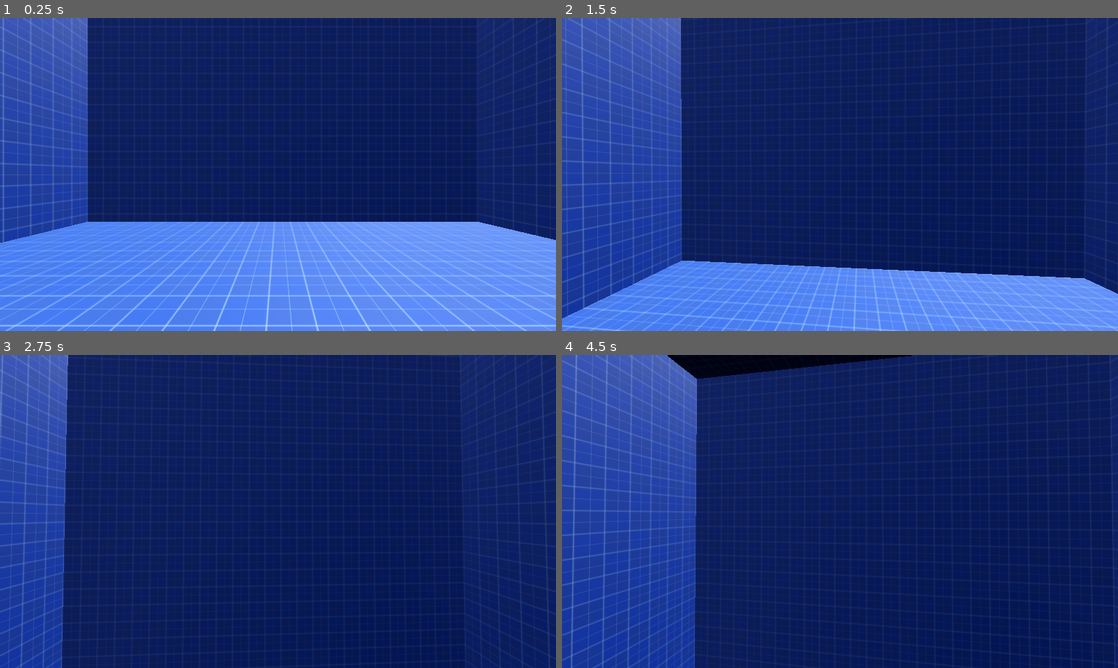
Above: before the commit, frames 1-4 (two rows, left to right).
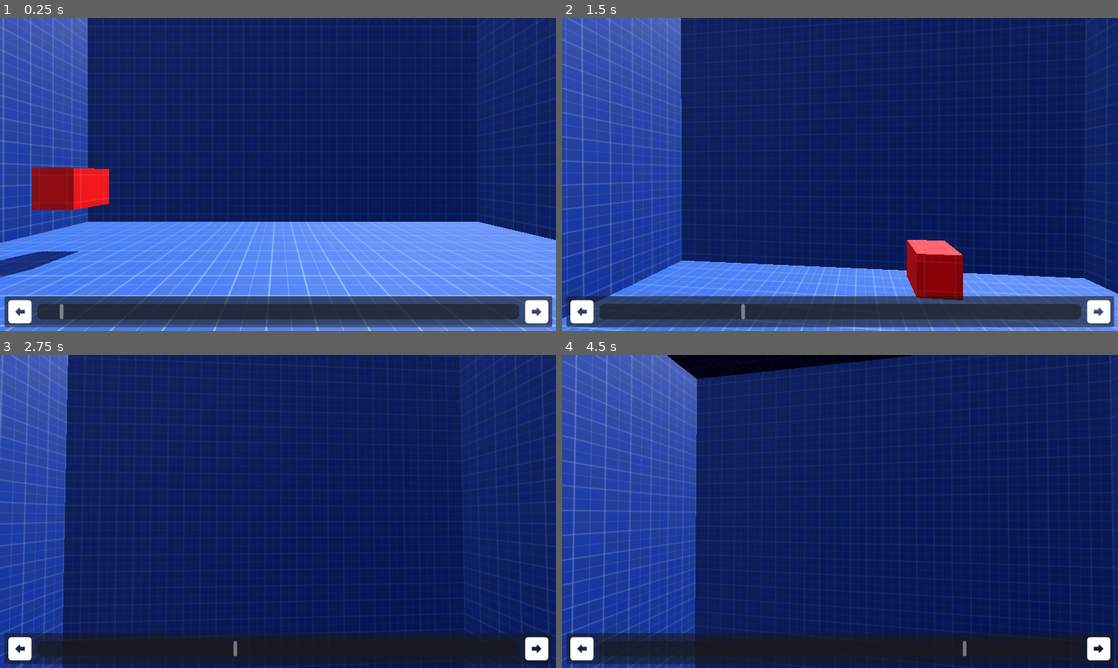
Above: after the commit, the same moments.

Repository: Lyfriss/GMTK_summer_game_jam
Game: Godot game, scene res://Levels/level_0.tscn
Same seed, same stepped clock (60 frames per second), same inputs: the game is played once before the commit and once after it. The project has no main scene, so this scene is started directly.
Inputs (mouse positions are in pixels of both pictures, inside the frame that each line leads up to):
- Up to frame 1 (0.25 s): no input
- Up to frame 2 (1.5 s): move the mouse to (867, 174) at 0.52 s; hold Q (move_up) from 0.53 s (still down); tap F (Interact, bound only after the commit) at 0.6 s; move the mouse to (812, 174) at 1.27 s; tap W (move_foward) at 1.35 s
- Up to frame 3 (2.75 s): keep holding Q (move_up); tap F (Interact, bound only after the commit) at 1.55, 2.3 s; move the mouse to (289, 505) at 2.02 s; hold Left (recording_scroll_backward) from 2.03 s (still down)
- Up to frame 4 (4.5 s): keep holding Q (move_up); move the mouse to (834, 517) at 2.77 s; release Left (recording_scroll_backward) at 2.78 s; tap Right (recording_scroll_foward) at 2.85 s; tap F (Interact, bound only after the commit) at 3.05, 3.6, 4.35 s; move the mouse to (878, 514) at 3.52 s; move the mouse to (795, 508) at 4.27 s

The runs differ from the first frame. In frame 1, 12% of the frame differs, in the area x 0-100%, y 47-99%; in frame 2, 12%; in frame 3, 9.7%; in frame 4, 9.7%.

Commit message:
Interact Component & Interactray

Diff:
--- a/Levels/level_0.tscn
+++ b/Levels/level_0.tscn
@@ -1,7 +1,9 @@
-[gd_scene load_steps=7 format=3 uid="uid://bq2wc4b0wnsfq"]
+[gd_scene load_steps=14 format=3 uid="uid://bq2wc4b0wnsfq"]
 
 [ext_resource type="Shader" uid="uid://djk7gv4b571rn" path="res://Art/Shaders/grid.gdshader" id="1_o6pxs"]
 [ext_resource type="PackedScene" uid="uid://cdpyxtr216ynv" path="res://Scenes/player.tscn" id="2_d3n4i"]
+[ext_resource type="PackedScene" uid="uid://66s0bxq020og" path="res://Scenes/tape_recorder_interface.tscn" id="3_finow"]
+[ext_resource type="PackedScene" uid="uid://c3g67smtuw5t6" path="res://Scenes/interact_component.tscn" id="4_epnel"]
 
 [sub_resource type="ProceduralSkyMaterial" id="ProceduralSkyMaterial_d3n4i"]
 sky_horizon_color = Color(0.662243, 0.671743, 0.686743, 1)
@@ -40,6 +42,72 @@
 shader_parameter/use_albedo_color = false
 shader_parameter/albedo_alpha = 0.5
 
+[sub_resource type="Animation" id="Animation_epnel"]
+resource_name = "recording"
+length = 5.0
+loop_mode = 1
+step = 0.05
+tracks/0/type = "value"
+tracks/0/imported = false
+tracks/0/enabled = true
+tracks/0/path = NodePath("../Puzle/CSGBox3D:position")
+tracks/0/interp = 1
+tracks/0/loop_wrap = true
+tracks/0/keys = {
+"times": PackedFloat32Array(0, 2.5),
+"transitions": PackedFloat32Array(1, 1),
+"update": 0,
+"values": [Vector3(-21, 5, -15), Vector3(22, 5, -15)]
+}
+
+[sub_resource type="Animation" id="Animation_finow"]
+length = 0.001
+tracks/0/type = "value"
+tracks/0/imported = false
+tracks/0/enabled = true
+tracks/0/path = NodePath("../Puzle/CSGBox3D:position")
+tracks/0/interp = 1
+tracks/0/loop_wrap = true
+tracks/0/keys = {
+"times": PackedFloat32Array(0),
+"transitions": PackedFloat32Array(1),
+"update": 0,
+"values": [Vector3(-21, 5, -15)]
+}
+
+[sub_resource type="AnimationLibrary" id="AnimationLibrary_5pqfd"]
+_data = {
+&"RESET": SubResource("Animation_finow"),
+&"recording": SubResource("Animation_epnel")
+}
+
+[sub_resource type="ShaderMaterial" id="ShaderMaterial_finow"]
+render_priority = 0
+shader = ExtResource("1_o6pxs")
+shader_parameter/world_uv = false
+shader_parameter/object_uv = false
+shader_parameter/object_uv_scale = Vector2(1, 1)
+shader_parameter/preset_color = 2
+shader_parameter/base_color = Color(0, 0, 0, 1)
+shader_parameter/metalic = 0.25
+shader_parameter/roughness = 0.75
+shader_parameter/grid_scale = 1.0
+shader_parameter/grid_width = 0.01
+shader_parameter/grid_color = Color(0.8, 0.8, 0.8, 1)
+shader_parameter/inside_scale = 3.0
+shader_parameter/inside_width = 0.01
+shader_parameter/inside_color = Color(0.8, 0.8, 0.8, 0.8)
+shader_parameter/checkered = true
+shader_parameter/sub_checkered_grid = false
+shader_parameter/checkered_color = Color(0.25, 0.25, 0.25, 1)
+shader_parameter/checkered_blend_color = 0.1
+shader_parameter/use_inside_uv = false
+shader_parameter/use_albedo_color = false
+shader_parameter/albedo_alpha = 0.5
+
+[sub_resource type="BoxShape3D" id="BoxShape3D_5pqfd"]
+size = Vector3(1.05, 1.05, 1.05)
+
 [node name="Level0" type="Node3D"]
 
 [node name="WorldEnvironment" type="WorldEnvironment" parent="."]
@@ -60,3 +128,27 @@
 
 [node name="Player" parent="Level Geometry" instance=ExtResource("2_d3n4i")]
 transform = Transform3D(1, 0, 0, 0, 1, 0, 0, 0, 1, -0.528892, 6, 1.09391)
+
+[node name="TapeRecorderInterface" parent="." instance=ExtResource("3_finow")]
+
+[node name="AnimationPlayer" type="AnimationPlayer" parent="TapeRecorderInterface"]
+libraries = {
+&"": SubResource("AnimationLibrary_5pqfd")
+}
+autoplay = "recording"
+
+[node name="Puzle" type="Node3D" parent="."]
+
+[node name="CSGBox3D" type="CSGBox3D" parent="Puzle"]
+transform = Transform3D(1, 0, 0, 0, 1, 0, 0, 0, 1, -21, 5, -15)
+size = Vector3(3, 3, 3)
+material = SubResource("ShaderMaterial_finow")
+
+[node name="CSGBox3D2" type="CSGBox3D" parent="Puzle"]
+transform = Transform3D(1, 0, 0, 0, 1, 0, 0, 0, 1, 0, 0.5, 0)
+
+[node name="InteractComponent" parent="Puzle/CSGBox3D2" instance=ExtResource("4_epnel")]
+
+[node name="CollisionShape3D" type="CollisionShape3D" parent="Puzle/CSGBox3D2/InteractComponent"]
+shape = SubResource("BoxShape3D_5pqfd")
+debug_color = Color(0.0980392, 0.560784, 0, 0.764706)
--- /dev/null
+++ b/Scenes/InteractionArray.gd
@@ -0,0 +1,12 @@
+class_name InteractionRay extends RayCast3D
+
+@onready var inteact_prompt: CanvasLayer = $InteactPrompt
+
+func _process(_delta: float) -> void:
+	inteact_prompt.visible = get_collider() is InteractComponent
+
+	if get_collider() is InteractComponent:
+		var interactable : InteractComponent = get_collider()
+		if Input.is_action_just_pressed("Interact"):
+			print("Interact with "+ str(interactable.name))
+			interactable.interacted
--- /dev/null
+++ b/Scenes/interact_component.tscn
@@ -0,0 +1,10 @@
+[gd_scene load_steps=2 format=3 uid="uid://c3g67smtuw5t6"]
+
+[ext_resource type="Script" uid="uid://cby36ppi2xtu4" path="res://Scripts/interact_component.gd" id="1_p340a"]
+
+[node name="InteractComponent" type="Area3D"]
+collision_layer = 2
+collision_mask = 0
+script = ExtResource("1_p340a")
+
+[connection signal="interacted" from="." to="." method="_on_interacted"]
--- a/Scenes/player.tscn
+++ b/Scenes/player.tscn
@@ -1,10 +1,19 @@
-[gd_scene load_steps=6 format=3 uid="uid://cdpyxtr216ynv"]
+[gd_scene load_steps=10 format=3 uid="uid://cdpyxtr216ynv"]
 
-[ext_resource type="Script" uid="uid://cf7twcod1r2ue" path="res://Scripts/player.gd" id="1_v0iea"]
+[ext_resource type="Script" uid="uid://cf7twcod1r2ue" path="res://Scripts/Player/player.gd" id="1_v0iea"]
 [ext_resource type="Shader" uid="uid://djk7gv4b571rn" path="res://Art/Shaders/grid.gdshader" id="2_cvnsp"]
+[ext_resource type="Script" uid="uid://dj3j74occoako" path="res://Scenes/InteractionArray.gd" id="2_fkybt"]
+[ext_resource type="FontFile" uid="uid://brb077sgnx8xl" path="res://Art/Keyboard & Mouse/Fonts/kenney_input_keyboard_&_mouse.otf" id="3_fkybt"]
+[ext_resource type="Texture2D" uid="uid://cn045sussgory" path="res://Art/Keyboard & Mouse/Default/keyboard_f.png" id="3_x3wgy"]
 
 [sub_resource type="SphereShape3D" id="SphereShape3D_f60y1"]
 radius = 0.25
+
+[sub_resource type="LabelSettings" id="LabelSettings_x3wgy"]
+font = ExtResource("3_fkybt")
+font_size = 32
+outline_size = 3
+outline_color = Color(0, 0, 0, 1)
 
 [sub_resource type="ShaderMaterial" id="ShaderMaterial_6t5aa"]
 render_priority = 0
@@ -46,6 +55,51 @@
 
 [node name="Camera3D" type="Camera3D" parent="Head"]
 
+[node name="RayCast3D" type="RayCast3D" parent="Head"]
+target_position = Vector3(0, 0, -2)
+collision_mask = 2
+collide_with_areas = true
+collide_with_bodies = false
+script = ExtResource("2_fkybt")
+
+[node name="InteactPrompt" type="CanvasLayer" parent="Head/RayCast3D"]
+
+[node name="MarginContainer" type="MarginContainer" parent="Head/RayCast3D/InteactPrompt"]
+anchors_preset = 7
+anchor_left = 0.5
+anchor_top = 1.0
+anchor_right = 0.5
+anchor_bottom = 1.0
+offset_left = -87.5
+offset_top = -64.0
+offset_right = 87.5
+grow_horizontal = 2
+grow_vertical = 0
+theme_override_constants/margin_left = 8
+theme_override_constants/margin_right = 8
+theme_override_constants/margin_bottom = 64
+
+[node name="PanelContainer" type="PanelContainer" parent="Head/RayCast3D/InteactPrompt/MarginContainer"]
+layout_mode = 2
+
+[node name="MarginContainer" type="MarginContainer" parent="Head/RayCast3D/InteactPrompt/MarginContainer/PanelContainer"]
+layout_mode = 2
+theme_override_constants/margin_left = 8
+theme_override_constants/margin_right = 8
+
+[node name="HBoxContainer" type="HBoxContainer" parent="Head/RayCast3D/InteactPrompt/MarginContainer/PanelContainer/MarginContainer"]
+layout_mode = 2
+alignment = 1
+
+[node name="TextureRect" type="TextureRect" parent="Head/RayCast3D/InteactPrompt/MarginContainer/PanelContainer/MarginContainer/HBoxContainer"]
+layout_mode = 2
+texture = ExtResource("3_x3wgy")
+
+[node name="Label" type="Label" parent="Head/RayCast3D/InteactPrompt/MarginContainer/PanelContainer/MarginContainer/HBoxContainer"]
+layout_mode = 2
+text = "Interact"
+label_settings = SubResource("LabelSettings_x3wgy")
+
 [node name="MeshInstance3D" type="MeshInstance3D" parent="."]
 gi_mode = 0
 mesh = SubResource("SphereMesh_vgqql")
--- /dev/null
+++ b/Scripts/interact_component.gd
@@ -0,0 +1,7 @@
+class_name InteractComponent extends Area3D
+
+signal interacted
+
+
+func _on_interacted() -> void:
+	print("INTERACTED")
--- a/project.godot
+++ b/project.godot
@@ -75,3 +75,17 @@
 "events": [Object(InputEventKey,"resource_local_to_scene":false,"resource_name":"","device":-1,"window_id":0,"alt_press …(194 unchanged characters)…
 ]
 }
+Interact={
+"deadzone": 0.2,
+"events": [Object(InputEventKey,"resource_local_to_scene":false,"resource_name":"","device":-1,"window_id":0,"alt_pressed":false,"shift_pressed":false,"ctrl_pressed":false,"meta_pressed":false,"pressed":false,"keycode":0,"physical_keycode":70,"key_label":0,"unicode":102,"location":0,"echo":false,"script":null)
+]
+}
+
+[layer_names]
+
+3d_render/layer_1="All"
+3d_render/layer_2="level 1"
+3d_render/layer_3="level 2"
+3d_render/layer_4="level 3"
+3d_physics/layer_1="Level Bounds"
+3d_physics/layer_2="Interact"
Not shown, added: Scenes/InteractionArray.gd.uid
Renamed: Scripts/player.gd -> Scripts/Player/player.gd
Renamed: Scripts/player.gd.uid -> Scripts/Player/player.gd.uid
Not shown, added: Scripts/interact_component.gd.uid
